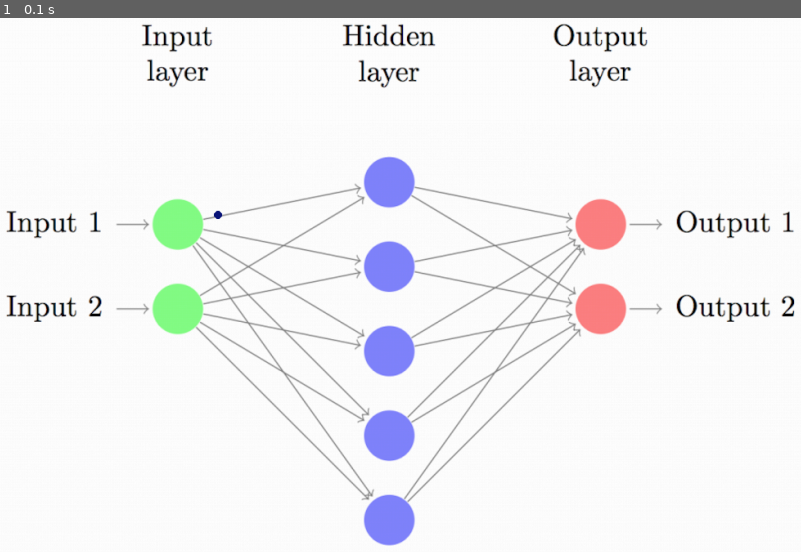
Above: before the commit, frame 1.
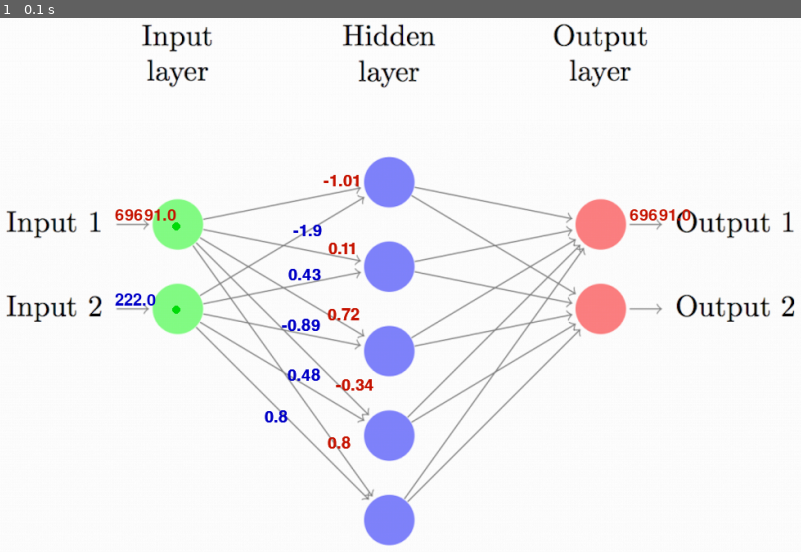
Above: after the commit, the same moment.

Repository: ElliotVilhelm/NeuralNetVisualization
Game: pygame game, started from Neural_Sim.py
Two runs of this game, one before a commit and one after it. Both use one fixed random seed, a clock stepped at 60 frames per second and the inputs below. The source before the commit is Python 2; it was converted automatically to run under Python 3.
Inputs:
- Up to frame 1 (0.1 s): no input

The runs differ from the first frame. In frame 1, 0.9% of the frame differs, in the area x 14-87%, y 29-81%.

Commit message:
slowly but surely

Diff:
--- a/Neural_Sim.py
+++ b/Neural_Sim.py
@@ -2,99 +2,159 @@
 import time
 import math
 import numpy as np
-FPS = 60
+FPS = 30
 SCREEN_WIDTH = 1100
 SCREEN_HEIGHT = 700
 SCREEN_SIZE = (SCREEN_WIDTH, SCREEN_HEIGHT)
 NEURON_SIZE = 50
 RED = (200, 20, 0)
 GREEN = (0, 220, 10)
+BLUE = (0, 0, 200)
+BLACK = (0,0,0)
+# yes its hard coded what did you think >.<
+C_1_1_1 = [[235,255],[495,202],[754,254]]
+C_1_1_2 = [[235,255],[495,202],[754,358]]
+C_1_2_1 = [[235,255],[495,306],[754,358]]
+C_1_2_2 = [[235,255],[495,306],[754,358]]
+C_1_3_1 = [[235,255],[495,410],[754,255]]
+C_1_3_2 = [[235,255],[495,410],[754,358]]
+C_1_4_1 = [[235,255],[495,514],[754,254]]
+C_1_4_2 = [[235,255],[495,514],[754,358]]
+C_1_5_1 = [[235,255],[495,617],[754,254]]
+C_1_5_2 = [[235,255],[495,617],[754,358]]
+
+C_2_1_1 = [[235,357],[495,202],[754,254]]
+C_2_1_2 = [[235,357],[495,202],[754,358]]
+C_2_2_1 = [[235,357],[495,306],[754,358]]
+C_2_2_2 = [[235,357],[495,306],[754,358]]
+C_2_3_1 = [[235,357],[495,410],[754,254]]
+C_2_3_2 = [[235,357],[495,410],[754,358]]
+C_2_4_1 = [[235,357],[495,514],[754,254]]
+C_2_4_2 = [[235,357],[495,514],[754,358]]
+C_2_5_1 = [[235,357],[495,617],[754,254]]
+C_2_5_2 = [[235,357],[495,617],[754,358]]
+
+X = np.array([[69691,222],[2,2],[1.1,2.2]])
+print("X: ", X)
+
+W1_C_1 = [[415,190],[421,273],[420,354],[430,440],[420,511]]
+W1_C_2 = [[378,251],[372,305],[364,367],[371,428],[343,479]]
 
 class Sim(object):
     def __init__(self, screen):
         self.run_sim = True
         self.input_layer = []
         # self.initialize_display(screen)
-        cartesian_cords = [[236, 251],[495,202],[754, 254]]
-        screen_cords = []
-        for i in range(len(cartesian_cords)):
-            screenX = cartesian_cords[i][0] + SCREEN_WIDTH/2
-            screenY = SCREEN_HEIGHT/2 -cartesian_cords[i][1]
-            screen_cords.append([screenX, screenY])
 
         self.BackGround = Background('nn.png', [0,0])
-        self.Blob = Blob(cartesian_cords)
-    def initialize_display(self, screen):
-        for i in range(3):
-            self.input_layer.append(Neuron(SCREEN_WIDTH/2, (i+1)*100))
+        self.Blobs =[Blob(C_1_1_1), Blob(C_1_1_2)]
+        self.Blobs.extend((Blob(C_1_2_1),Blob(C_1_2_2)))
+        self.Blobs.extend((Blob(C_1_3_1),Blob(C_1_3_2)))
+        self.Blobs.extend((Blob(C_1_4_1),Blob(C_1_4_2)))
+        self.Blobs.extend((Blob(C_1_5_1),Blob(C_1_5_2)))
+        self.Blobs.extend((Blob(C_2_1_1),Blob(C_2_1_2)))
+        self.Blobs.extend((Blob(C_2_2_1),Blob(C_2_2_2)))
+        self.Blobs.extend((Blob(C_2_3_1),Blob(C_2_3_2)))
+        self.Blobs.extend((Blob(C_2_4_1),Blob(C_2_4_2)))
+        self.Blobs.extend((Blob(C_2_5_1),Blob(C_2_5_2)))
+        self.clear = True
+
+        self.NN = Neural_Network()
+        self.show_Weights = True
+        self.small_font = pygame.font.SysFont(None, 30)
+
+
+
+
     def process_events(self, screen):
+
         if self.run_sim is True:
+
+            for blob in enumerate(self.Blobs):
+                blob[1].move()
+
             self.display_frame(screen)
-            self.Blob.move()
             for event in pygame.event.get():
                 if event.type is pygame.KEYDOWN:
                     if event.key is pygame.K_x:
                         # pygame.display.quit()
                         pygame.quit()
+                    if event.key is pygame.K_g:
+
+                        if self.clear is True:
+                            for blob in enumerate(self.Blobs):
+                                blob[1].step = True
+                                blob[1].move()
+                            self.NN.forward_W1(X[0,:])
+
+
+            for blob in enumerate(self.Blobs):
+                if blob[1].step is True:
+                    self.clear = False
+                else:
+                    self.clear = True
+
+
         pygame.display.flip()
     def display_frame(self, screen):
         screen.fill([255, 255, 255])
         screen.blit(self.BackGround.image, self.BackGround.rect)
-        my_connection = Connection()
         if self.run_sim is True:
-            for n in self.input_layer:
-                n.draw_Neuron(screen)
-                my_connection.draw_Connection(screen, (10, 10), (200, 200), GREEN)
-            self.Blob.draw(screen)
+            for blob in enumerate(self.Blobs):
+                blob[1].draw(screen)
+
+        if self.show_Weights is True:
+            # draw inputs
+            screen.blit(self.small_font.render(str(X[self.NN.input_number,0]), True, RED), [160,232])
+            screen.blit(self.small_font.render(str(X[self.NN.input_number,1]), True, BLUE), [160,336])
+            for i in range(self.NN.input_layer_size):
+                for j in range(self.NN.hidden_layer_size):
+                    # draw first input weights
+                    screen.blit(self.small_font.render(str(round(self.NN.W1[0,j], 2)), True, RED), W1_C_1[j])
+                    # draw second input weights
+                    screen.blit(self.small_font.render(str(round(self.NN.W1[1,j], 2)), True, BLUE), W1_C_2[j])
+           # draw outputs ** INSERT TRUE OUTPUTS
+            screen.blit(self.small_font.render(str(X[self.NN.input_number,0]), True, RED), [789,232])
+            screen.blit(self.small_font.render(str(X[self.NN.input_number,1]), True, BLUE), [791,3364])
 class Blob(object):
-    def __init__(self, cordinates):
+    def __init__(self, cordinates, color=None):
+        if color is None:
+            self.color = GREEN
+        else:
+            self.color = color
         # cordinates : [[0,0],[100,100],[200, 100]]
-        self.cordinates = cordinates
-        self.current_pos = cordinates[0]
+        self.cordinates = list(cordinates)
+        self.current_pos = list(self.cordinates[0])
         self.next_pos = 1
+        self.step = False
+
     def move(self):
 
-        delta_x = (self.cordinates[self.next_pos][0]-self.current_pos[0])
-        delta_y = (self.cordinates[self.next_pos][1]-self.current_pos[1])
+        delta_x = self.cordinates[self.next_pos][0]-self.current_pos[0]
+        delta_y = self.cordinates[self.next_pos][1]-self.current_pos[1]
         displacement_vector = np.array([delta_x, delta_y])
         unit_vector = displacement_vector/np.sqrt(np.sum(displacement_vector**2))*10
-        # print("unit vecteor: ", unit_vector)
-        #unit_vector = np.rint(unit_vector)
-        #unit_vector = np.ceil(unit_vector)
-        #dx = int(unit_vector[0] + (0.5 if unit_vector[0] > 0 else -0.5))
-        #dy = int(unit_vector[1] + (0.5 if unit_vector[1] > 0 else -0.5))i
         dx = int(round(unit_vector[0]))
         dy = int(round(unit_vector[1]))
 
-
-        # dx = int(unit_vector[0])
-        # dy = int(unit_vector[1])
-        #print("dy: ", dy)
-        self.current_pos[0] += dx
-        self.current_pos[1] += dy
-        # print(self.next_pos)
-        #print("current pos: ", self.current_pos)
-        #print(abs(self.current_pos[1]-self.cordinates[self.next_pos][1]))
-        print("next: ", self.next_pos)
-        if abs(self.current_pos[0]-self.cordinates[self.next_pos][0]) < 10:
-            if abs(self.current_pos[1]-self.cordinates[self.next_pos][1]) < 10:
-                if self.next_pos is 2:
+        if self.step is True:
+
+            self.current_pos[0] += dx*2
+            self.current_pos[1] += dy*2
+        if abs(self.current_pos[0]-self.cordinates[self.next_pos][0]) < 15:
+            if abs(self.current_pos[1]-self.cordinates[self.next_pos][1]) < 15:
+                self.step = False
+                if self.next_pos is len(self.cordinates)-1:
+                    self.current_pos = list(self.cordinates[0])
                     self.next_pos = 1
-                    self.current_pos = self.cordinates[0]
                 else:
-                    #self.current_pos = self.cordinates[self.next_pos]
                     self.next_pos += 1
-
-               # print("next: ", self.next_pos)
-                # if self.next_pos is 3:
-            #    print("end")
-                  #  print("next is 3,:", self.next_pos)
-                    # self.current_pos = [0, 0] #self.cordinates[0]
-                    # self.next_pos = 1
-
-
     def draw(self,screen):
-        pygame.draw.circle(screen, (12,22,122), self.current_pos, 5, 5)
+        if self.next_pos > 1:
+            self.color = RED
+        else:
+            self.color = GREEN
+        pygame.draw.circle(screen, self.color, self.current_pos, 5, 5)
 
 class Background(pygame.sprite.Sprite):
     def __init__(self, image_file, location):
@@ -103,23 +163,33 @@
         self.rect = self.image.get_rect()
         self.rect.left, self.rect.top = location
 
-class Neuron(object):
-    def __init__(self, x_pos, y_pos):
-
-        self.x = x_pos
-        self.y = y_pos
-    def draw_Neuron(self, screen):
-        pygame.draw.circle(screen, (12,22,100), (self.x,self.y), NEURON_SIZE, 10)
-class Connection(object):
+class Neural_Network(object):
     def __init__(self):
-        pass
-    def draw_Connection(self, screen, (x1,y1), (x2,y2), color=GREEN):
-        pygame.draw.line(screen, (color), (x1,y1), (x2, y2))
+        self.input_layer_size = 2
+        self.hidden_layer_size = 5
+        self.output_layer_size = 2
+
+        self.W1 = np.random.randn(self.input_layer_size, self.hidden_layer_size)
+        self.W2 = np.random.randn(self.hidden_layer_size, self.output_layer_size)
+
+        self.input_number = 0
+    def forward(self, X):
+        self.z2 = np.dot(X, self.W1)
+        self.a2 = self.sigmoid(self.z2)
+        self.z3 = np.dot(self.a2, self.W2)
+        yHat = self.sigmoid(self.z3)
+        return yHat
+    def forward_W1(self, X):
+        self.z2 = np.dot(X, self.W1)
+        return self.z2
+
+    def sigmoid(self, z):
+        return 1/(1+np.exp(-z))
 
 def main():
     pygame.init()
     screen = pygame.display.set_mode(SCREEN_SIZE)
-    pygame.display.set_caption('~~wow~~')
+    pygame.display.set_caption('~~Artificial Neural Network Visualization~~')
     clock = pygame.time.Clock()
     simulation = Sim(screen)
     while simulation.run_sim is True:
@@ -127,5 +197,11 @@
         simulation.display_frame(screen)
         clock.tick(FPS)
     pygame.quit()
+    X = np.array([[1,2],[2,4],[3,3]])
+    NN = Neural_Network()
+    yhat = NN.forward(X)
+    print(yhat)
+    print(NN.W1)
+
 
 main()
